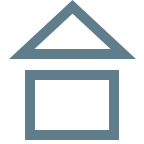
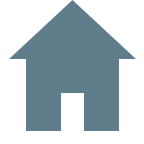
Two versions of the same layered image (144x144). Layer-by-layer changes:
removed layer "Прямоугольник 1" over left=25, top=70, right=119, bottom=140
added layer "Прямоугольник 5" above "Прямоугольник 8" over left=36, top=37, right=111, bottom=82
added layer "Прямоугольник 8" above "Прямоугольник 7" over left=63, top=13, right=81, bottom=23
added layer "Прямоугольник 7" above "Прямоугольник 6" over left=55, top=18, right=90, bottom=30
added layer "Прямоугольник 6" above "Прямоугольник 2" over left=45, top=30, right=98, bottom=49
added layer "Прямоугольник 2" above "Прямоугольник 4" over left=26, top=44, right=119, bottom=93
added layer "Прямоугольник 4" above "Прямоугольник 3" over left=84, top=80, right=109, bottom=130
added layer "Прямоугольник 3" over left=35, top=82, right=61, bottom=130
